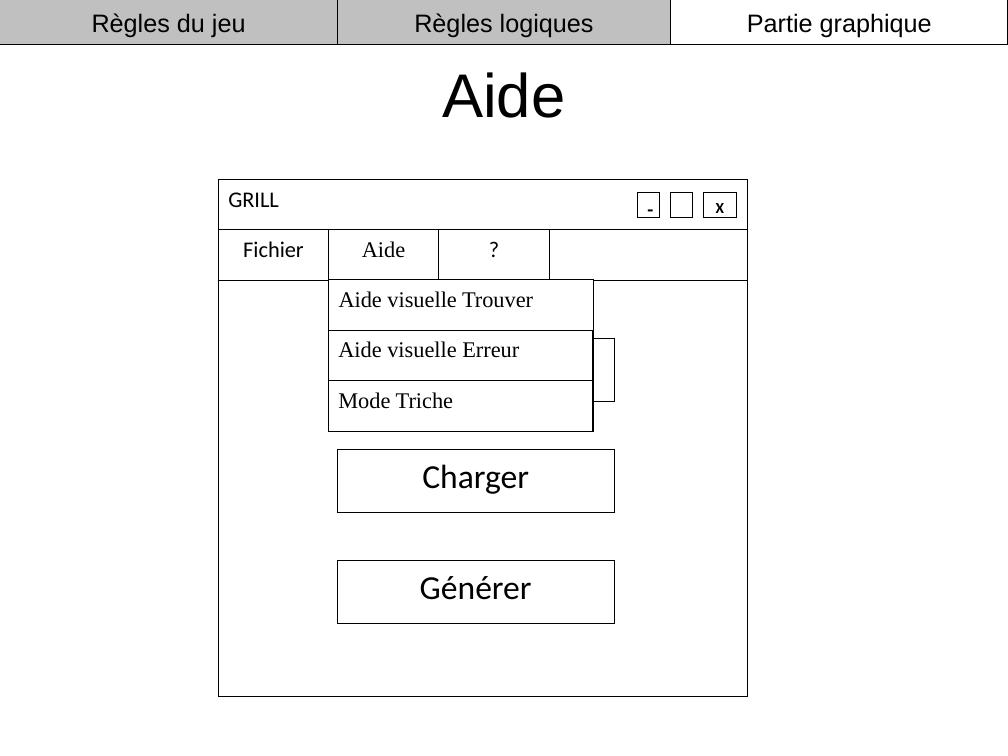
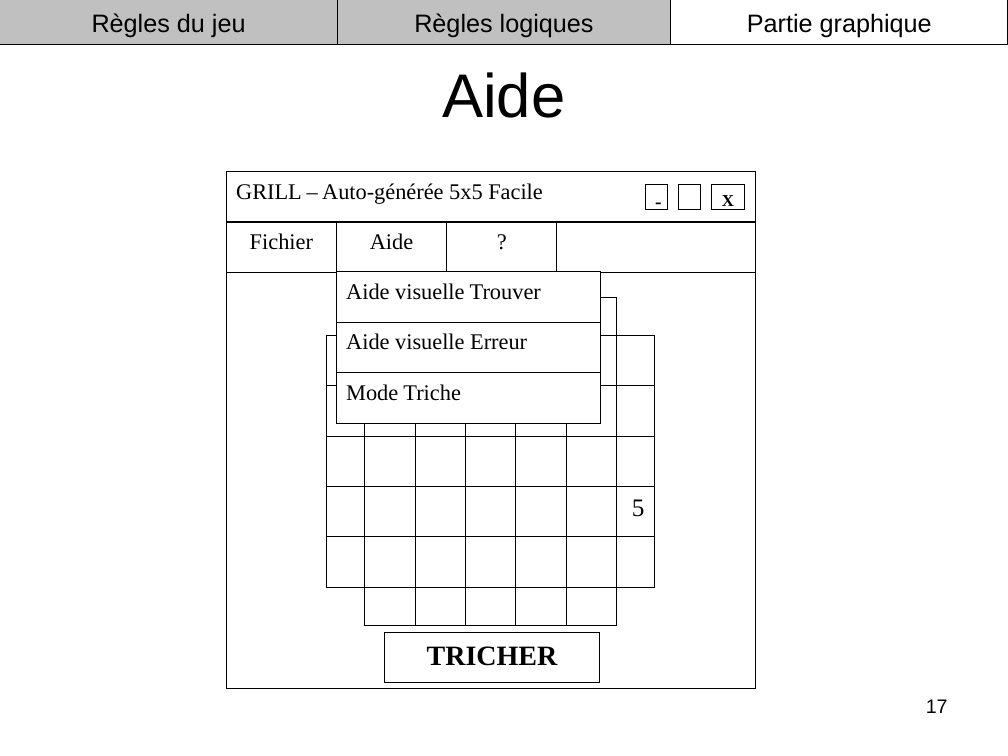
Before and after one commit to roulian/grillprojettuteure, a slide deck: slide 17 of documents/Power Point Soutenance du 18-01-10/Oral.ppt (slide 15 before the commit). Drawn at 1008x756 pixels with LibreOffice and Linux fonts; fonts in the diff are those of the drawing. Boxes give left, top, right and bottom in pixels: in the first picture for what was removed or moved away, otherwise in the second. Text is boxed around its words. In the diff, an @@ line names an element or a change of style, - is before the commit and + after.

```diff
--- a/documents/Power Point Soutenance du 18-01-10/Oral.ppt
+++ b/documents/Power Point Soutenance du 18-01-10/Oral.ppt
@@ rectangle "GRILL – Auto-générée 5x5 Facile": place and size @@
-rectangle "GRILL – Auto-générée 5x5 Facile" at [219,179,748,230]
+rectangle "GRILL – Auto-générée 5x5 Facile" at [226,171,755,222]
@@ text in rectangle at [236,183,543,204]: text changed; font Calibri to Times New Roman @@
-GRILL
+GRILL – Auto-générée 5x5 Facile
@@ font Calibri to Times New Roman in 3 elements at [226,222,336,272], [447,222,556,272], [645,184,667,210] @@
@@ 10 rectangles: place and size @@
-10 rectangles at [218,179,748,697]
+10 rectangles at [226,171,756,687]
@@ rectangle "X" at [712,184,745,210]: size 11 to 12 pt, font Calibri to Times New Roman @@
@@ rectangle "Fichier": place and size @@
-rectangle "Fichier" at [219,230,329,280]
+rectangle "Fichier" at [226,222,336,272]
@@ rectangle removed at [338,339,615,401] @@
-Nouveau
@@ rectangle removed at [338,450,615,513] @@
-Charger
@@ group added at [327,297,654,625]: 6 rectangles @@
+1
+3
+4
+5
@@ rectangle removed at [338,560,615,624] @@
-Générer
@@ rectangle added at [385,632,600,682], fill #FFFFFF, outline #000000 0.74 pt, 20 pt, text #000000, bold @@
+TRICHER
@@ page number added at [926,699,948,713], 14 pt, text #000000 @@
+17
```
Also in this commit, not shown: 19 other slides changed.
